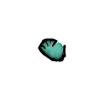
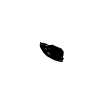
Revision of a layered 100px x 100px image; what changed, layer by layer:
added layer "Layer" above "foot-3.png" over 39, 42, 64, 62
hid "foot-3.png" over 37, 37, 67, 63
